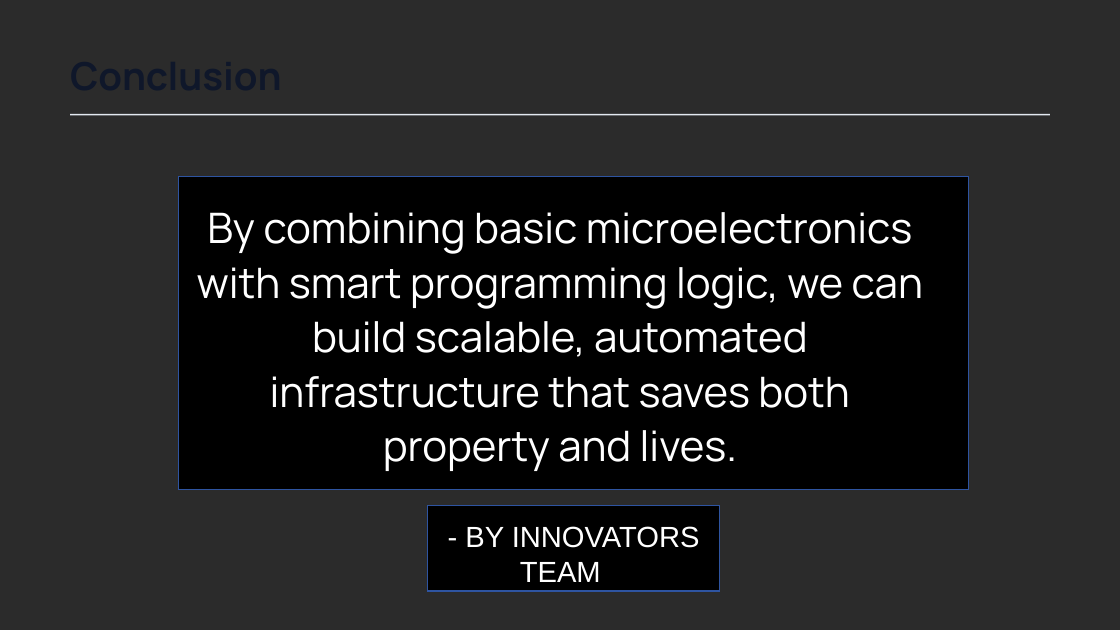
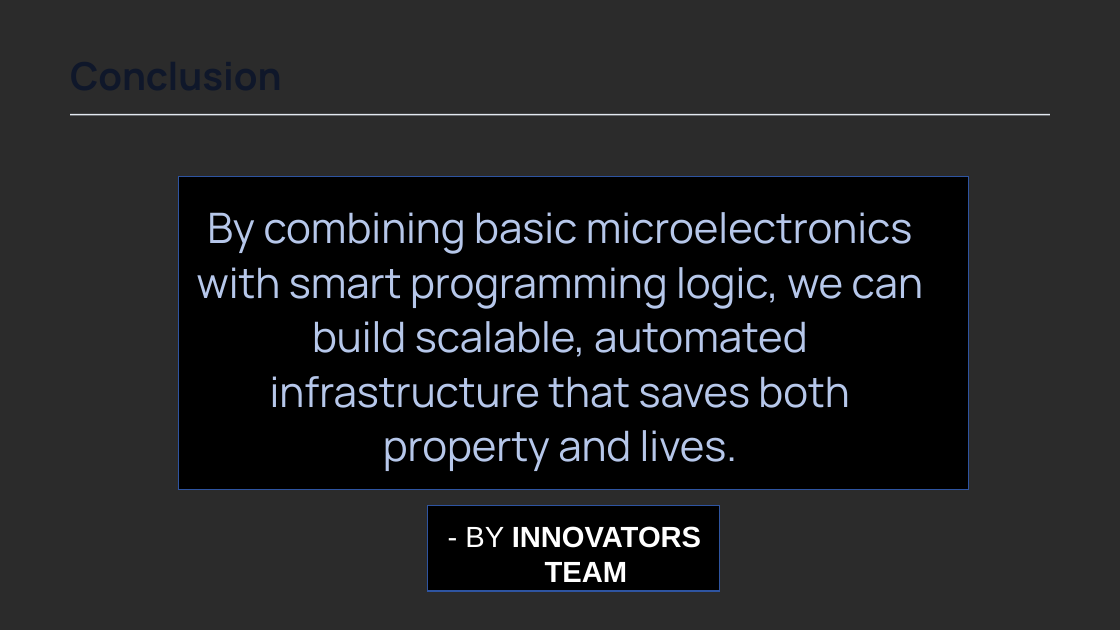
Before and after one commit to SuyogTP/my-website, a slide deck: slide 8 of WATER_FLOOD_SYSTEM_BY_INNOVATORS.pptx (slide 6 before the commit). Drawn at 1120x630 pixels with LibreOffice and Linux fonts; fonts in the diff are those of the drawing; background and template pictures are left out; a plain dark background stands for a picture behind light text. Boxes give left, top, right and bottom in pixels: in the first picture for what was removed or moved away, otherwise in the second. Text is boxed around its words. In the diff, an @@ line names an element or a change of style, - is before the commit and + after.

```diff
--- a/WATER_FLOOD_SYSTEM_BY_INNOVATORS.pptx
+++ b/WATER_FLOOD_SYSTEM_BY_INNOVATORS.pptx
@@ text "By combining basic microelectronics with ..." at (x1=197, y1=212, x2=923, y2=471): text colour #FFFFFF to #B6C7EA @@
@@ text "- BY INNOVATORS" at (x1=465, y1=526, x2=701, y2=582): bold on in "INNOVATORS", "TEAM" @@
```
Also in this commit, not shown: 3 other slides changed, 3 slides added, 1 slide removed.
